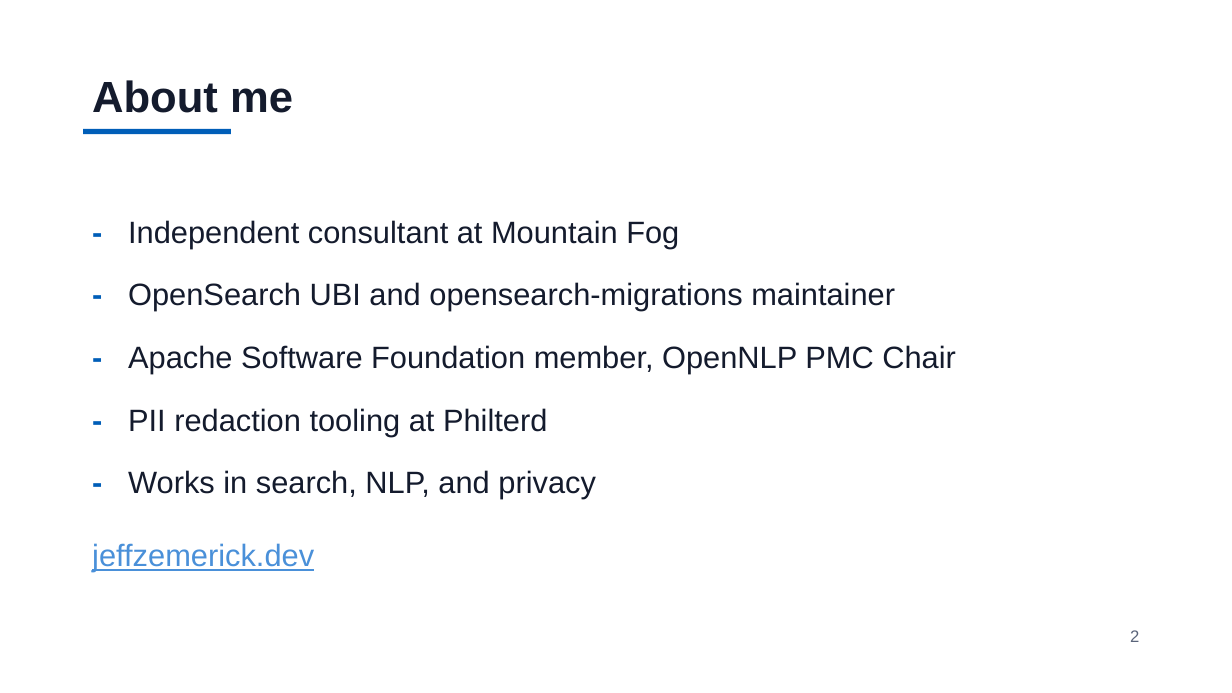
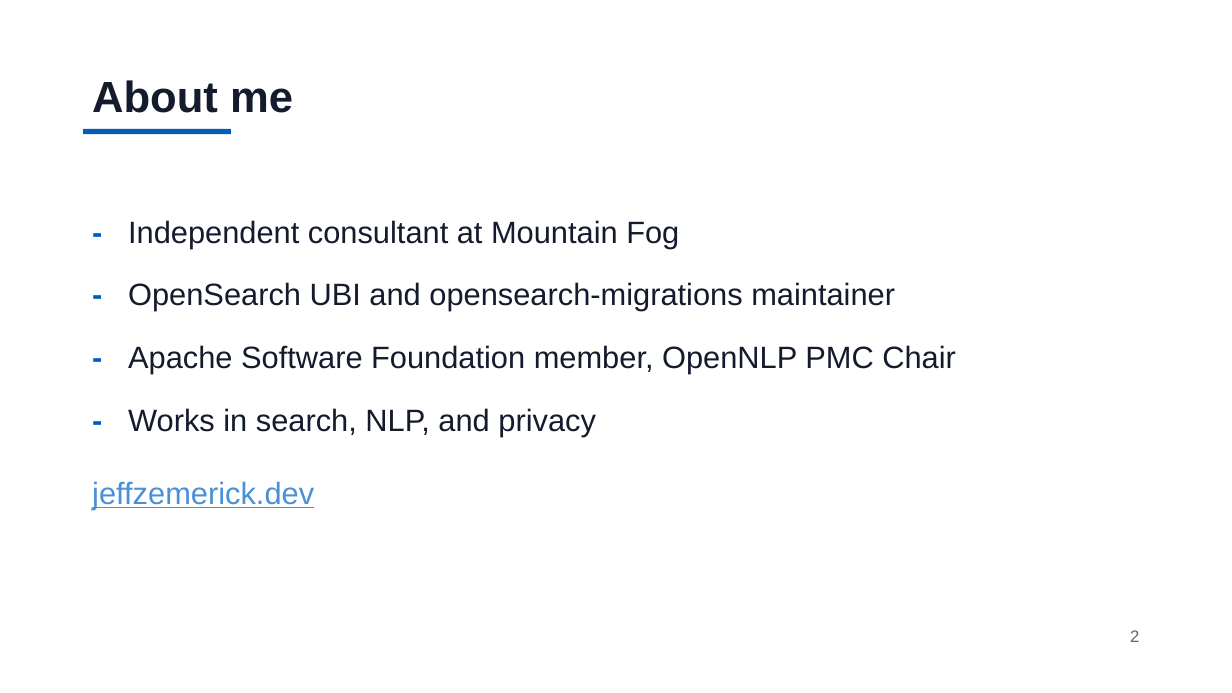
Before and after one commit to jzonthemtn/ldp-for-search, a slide deck: slide 2 of ldp_for_search_slides.pptx. Drawn at 1232x693 pixels with LibreOffice and Linux fonts; fonts in the diff are those of the drawing. Boxes give left, top, right and bottom in pixels: in the first picture for what was removed or moved away, otherwise in the second. Text is boxed around its words. In the diff, an @@ line names an element or a change of style, - is before the commit and + after.

```diff
--- a/ldp_for_search_slides.pptx
+++ b/ldp_for_search_slides.pptx
@@ text at (128, 408, 547, 436): paragraph removed @@
-- PII redaction tooling at Philterd
```
Also in this commit, not shown: 1 other slide changed, 3 other files.
